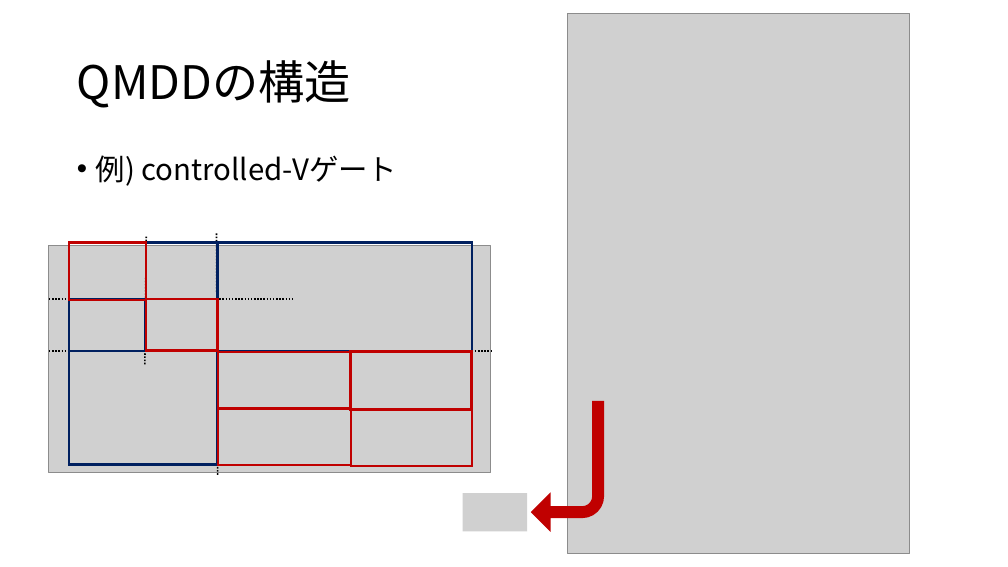
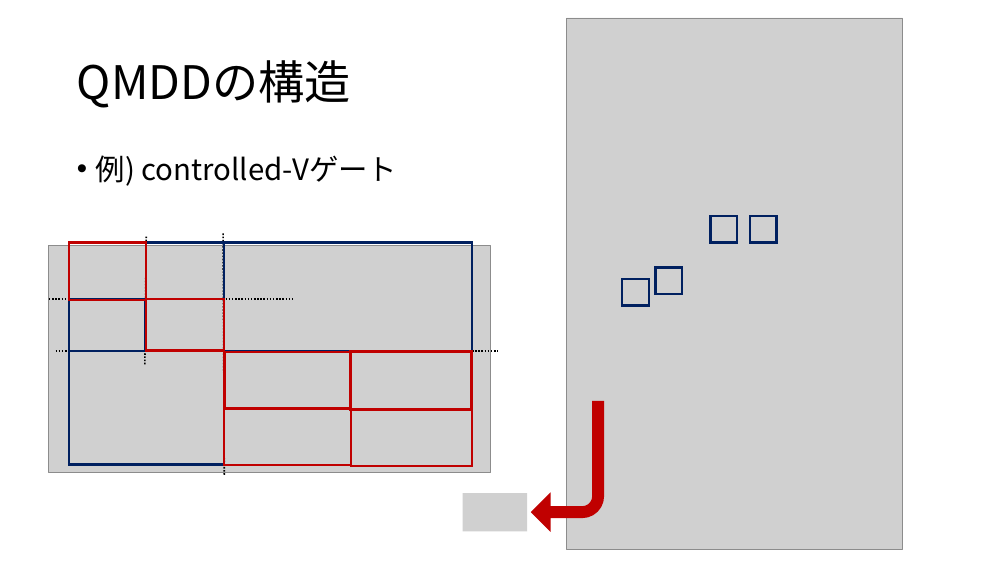
Before and after one commit to uj151133/my_quantum_simulator_with_gpu, a slide deck: slide 9 of docs/present.pptx (slide 10 before the commit). Drawn at 1008x567 pixels with LibreOffice and Linux fonts; fonts in the diff are those of the drawing; grey boxes stand for pictures. Boxes give left, top, right and bottom in pixels: in the first picture for what was removed or moved away, otherwise in the second. Text is boxed around its words. In the diff, an @@ line names an element or a change of style, - is before the commit and + after.

```diff
--- a/docs/present.pptx
+++ b/docs/present.pptx
@@ picture: place and size @@
-picture at <box>568,13,910,554</box>
+picture at <box>566,18,903,549</box>
@@ line moved from (216, 234) - (218, 476) to (223, 234) - (225, 476) @@
@@ rectangle added at <box>711,216,737,243</box>, outline #002060 2.25 pt @@
@@ rectangle added at <box>750,216,777,243</box>, outline #002060 2.25 pt @@
@@ rectangle: place and size @@
-rectangle at <box>146,243,218,299</box>
+rectangle at <box>146,243,224,299</box>
@@ rectangle: place and size @@
-rectangle at <box>218,243,472,351</box>
+rectangle at <box>225,243,473,351</box>
@@ rectangle added at <box>656,268,682,294</box>, outline #002060 2.25 pt @@
@@ rectangle: place and size @@
-rectangle at <box>146,299,218,350</box>
+rectangle at <box>146,299,224,350</box>
@@ rectangle added at <box>622,279,649,306</box>, outline #002060 2.25 pt @@
@@ line moved from (49, 351) - (491, 351) to (55, 351) - (498, 351) @@
@@ rectangle: place and size @@
-rectangle at <box>70,351,218,464</box>
+rectangle at <box>70,351,225,464</box>
@@ rectangle: place and size @@
-rectangle at <box>218,352,352,409</box>
+rectangle at <box>225,352,352,409</box>
@@ rectangle: place and size @@
-rectangle at <box>218,409,352,466</box>
+rectangle at <box>225,409,352,466</box>
```
Also in this commit, not shown: 12 other slides changed, 2 slides added, 1 slide removed, 2 other files.
